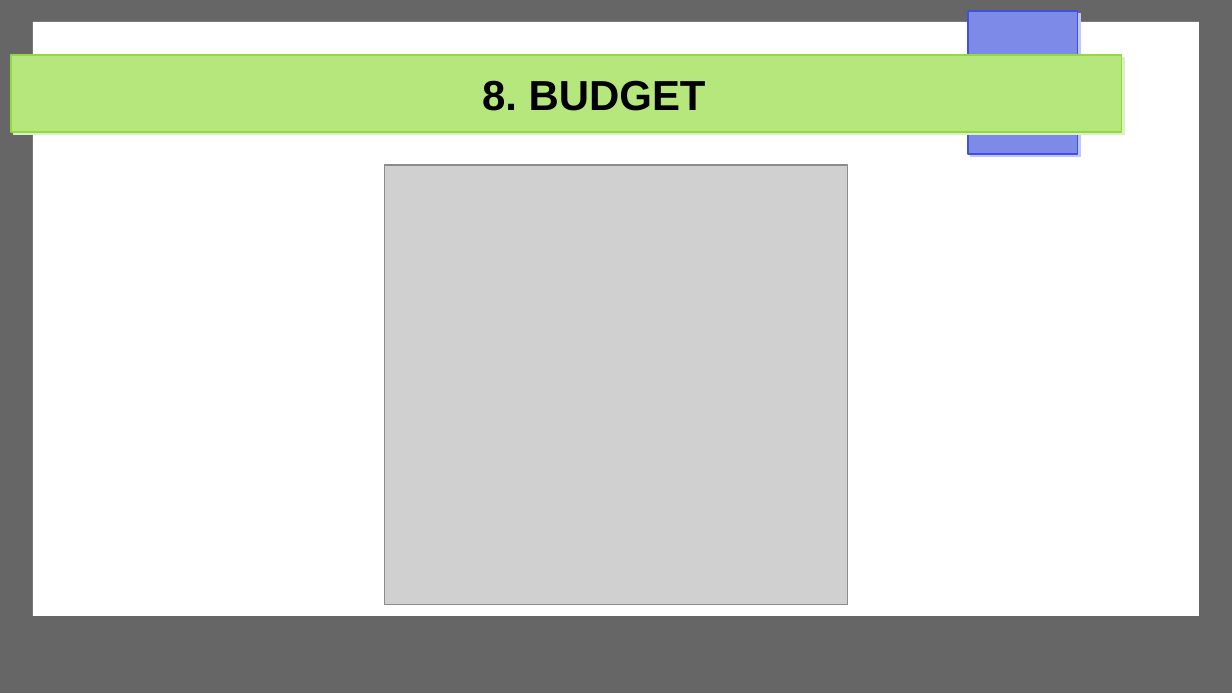
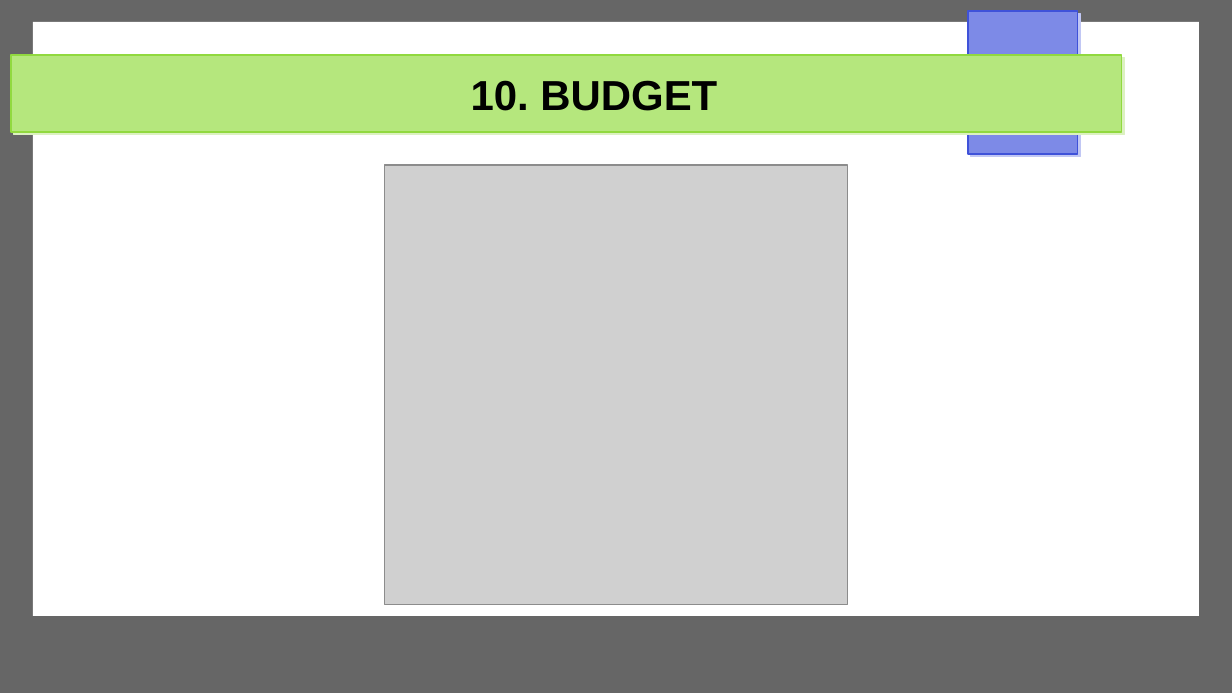
Before and after one commit to Michael-Otieno-Kasuku/Mashinani, a slide deck: slide 32 of docs/proposal/mashinani.odp (slide 29 before the commit). Drawn at 1232x693 pixels with LibreOffice and Linux fonts; fonts in the diff are those of the drawing; grey boxes stand for pictures. Boxes give left, top, right and bottom in pixels: in the first picture for what was removed or moved away, otherwise in the second. Text is boxed around its words. In the diff, an @@ line names an element or a change of style, - is before the commit and + after.

```diff
--- a/docs/proposal/mashinani.odp
+++ b/docs/proposal/mashinani.odp
@@ title at [471,80,717,111]: text changed @@
-8. BUDGET
+10. BUDGET
```
Also in this commit, not shown: 6 other slides changed, 4 slides added, 1 slide removed, 4 other files.
